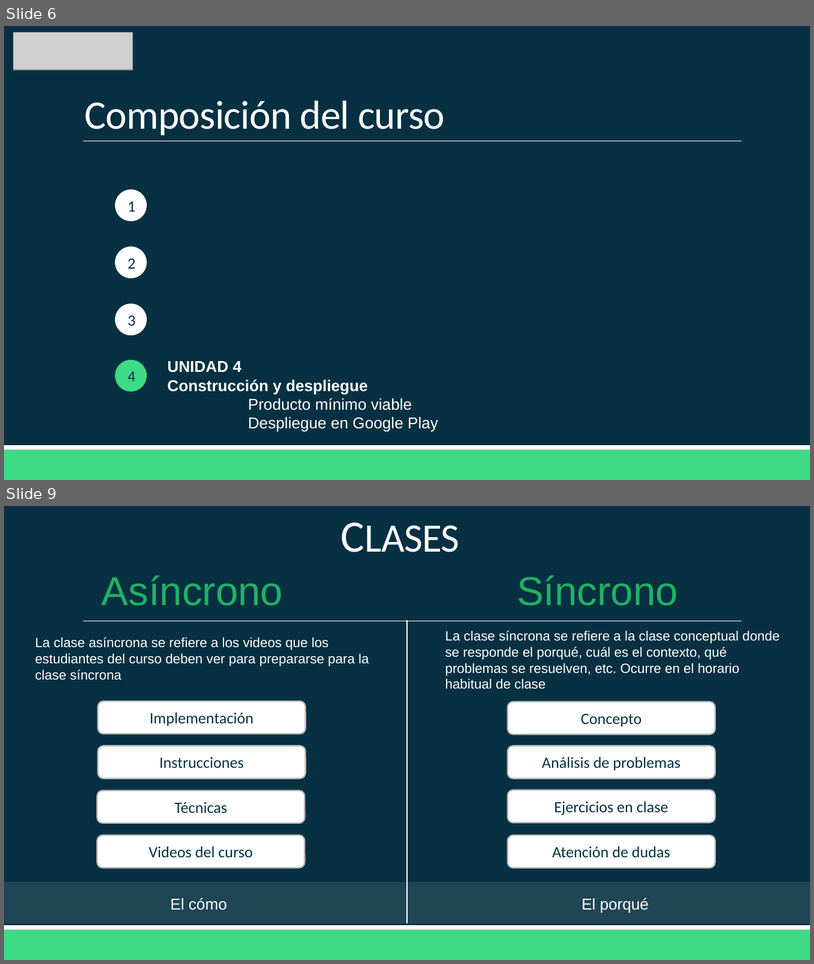
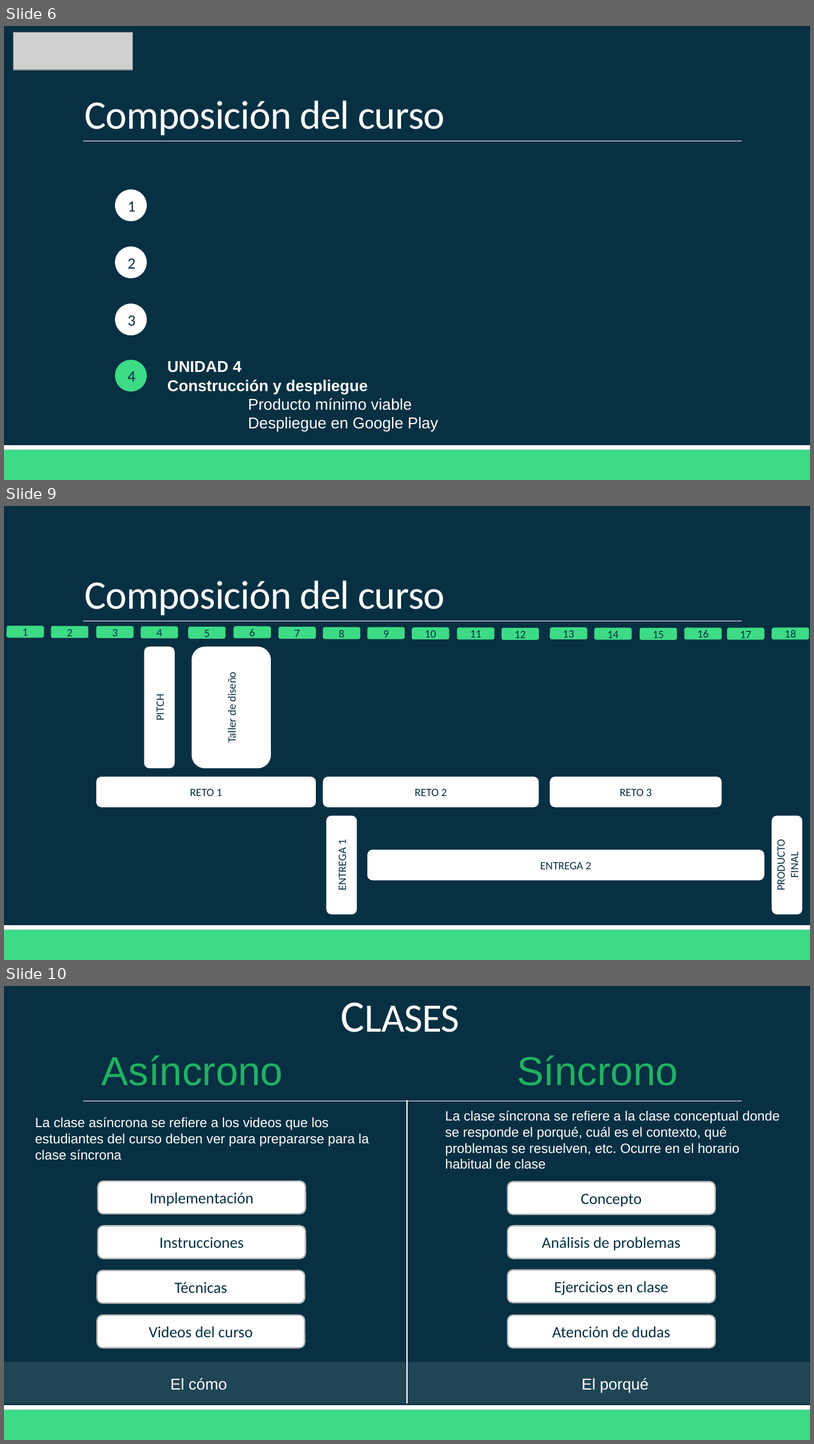
Before and after one commit to Domiciano/AppMoviles212, a slide deck: Semana 1/Clase 1 Curso.pptx. Shown one above the other, each under a label of ours: slides 6 and 9 before the commit, slides 6, 9 and 10 after it; the slides between them are not shown. The pictures are 814x964 and 814x1444 pixels, drawn with LibreOffice and Linux fonts; fonts in the diff are those of the drawing; grey boxes stand for pictures. Boxes give left, top, right and bottom in pixels: in the first picture for what was removed or moved away, otherwise in the second. Text is boxed around its words. In the diff, an @@ line names an element or a change of style, - is before the commit and + after.

```diff
--- a/Semana 1/Clase 1 Curso.pptx
+++ b/Semana 1/Clase 1 Curso.pptx
@@ slide 9 added at [4,506,810,960], background #073042; not listed: 3 template elements that a slide beside it also shows @@
@@ title added at [84,580,445,615], 36 pt, text #FFFFFF @@
+Composición del curso
@@ rounded rectangle added at [6,625,44,637], fill #3DDB85, 10 pt, text #073042 @@
+1
@@ rounded rectangle added at [51,626,88,638], fill #3DDB85, 10 pt, text #073042 @@
+2
@@ rounded rectangle added at [96,626,133,638], fill #3DDB85, 10 pt, text #073042 @@
+3
@@ rounded rectangle added at [141,626,178,638], fill #3DDB85, 10 pt, text #073042 @@
+4
@@ rounded rectangle added at [189,626,226,638], fill #3DDB85, 10 pt, text #073042 @@
+5
@@ rounded rectangle added at [234,626,271,638], fill #3DDB85, 10 pt, text #073042 @@
+6
@@ rounded rectangle added at [279,627,316,639], fill #3DDB85, 10 pt, text #073042 @@
+7
@@ rounded rectangle added at [323,627,360,639], fill #3DDB85, 10 pt, text #073042 @@
+8
@@ rounded rectangle added at [368,627,405,639], fill #3DDB85, 10 pt, text #073042 @@
+9
@@ rounded rectangle added at [412,627,449,639], fill #3DDB85, 10 pt, text #073042 @@
+10
@@ rounded rectangle added at [457,628,494,640], fill #3DDB85, 10 pt, text #073042 @@
+11
@@ rounded rectangle added at [501,628,539,640], fill #3DDB85, 10 pt, text #073042 @@
+12
@@ rounded rectangle added at [550,627,587,639], fill #3DDB85, 10 pt, text #073042 @@
+13
@@ rounded rectangle added at [594,628,632,640], fill #3DDB85, 10 pt, text #073042 @@
+14
@@ rounded rectangle added at [640,628,677,640], fill #3DDB85, 10 pt, text #073042 @@
+15
@@ rounded rectangle added at [684,628,722,640], fill #3DDB85, 10 pt, text #073042 @@
+16
@@ rounded rectangle added at [728,628,764,640], fill #3DDB85, 10 pt, text #073042 @@
+17
@@ rounded rectangle added at [773,628,810,640], fill #3DDB85, 10 pt, text #073042 @@
+18
@@ rounded rectangle added at [144,647,174,768], fill #FFFFFF, 10 pt, text #073042 @@
+PITCH
@@ rounded rectangle added at [192,646,272,768], fill #FFFFFF, 10 pt, text #073042 @@
+Taller de diseño
@@ text added at [264,711,273,727], 14 pt, text #073042 @@
+3
@@ rounded rectangle added at [96,776,315,807], fill #FFFFFF, 10 pt, text #073042 @@
+RETO 1
@@ rounded rectangle added at [323,776,539,807], fill #FFFFFF, 10 pt, text #073042 @@
+RETO 2
@@ rounded rectangle added at [550,776,722,807], fill #FFFFFF, 10 pt, text #073042 @@
+RETO 3
@@ rounded rectangle added at [327,816,357,914], fill #FFFFFF, 10 pt, text #073042 @@
+ENTREGA 1
@@ rounded rectangle added at [771,816,803,914], fill #FFFFFF, 10 pt, text #073042 @@
+PRODUCTO FINAL
@@ rounded rectangle added at [368,850,765,880], fill #FFFFFF, 10 pt, text #073042 @@
+ENTREGA 2
@@ what was slide 9 is now slide 10 @@
```
Also in this commit, not shown: 3 slides changed, 3 slides removed, 15 other files.
